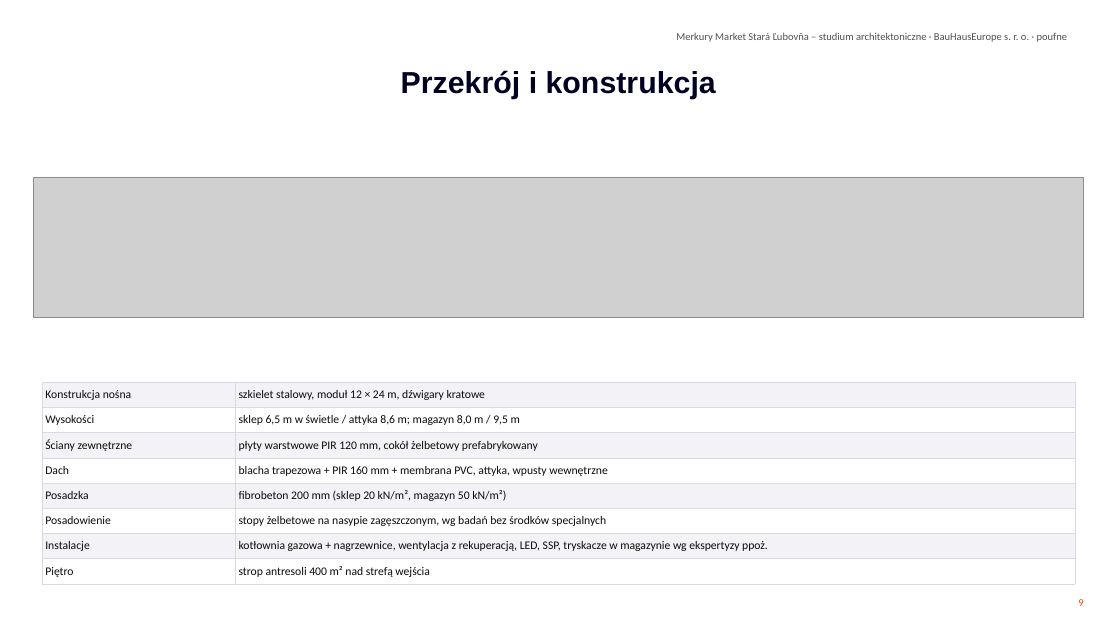
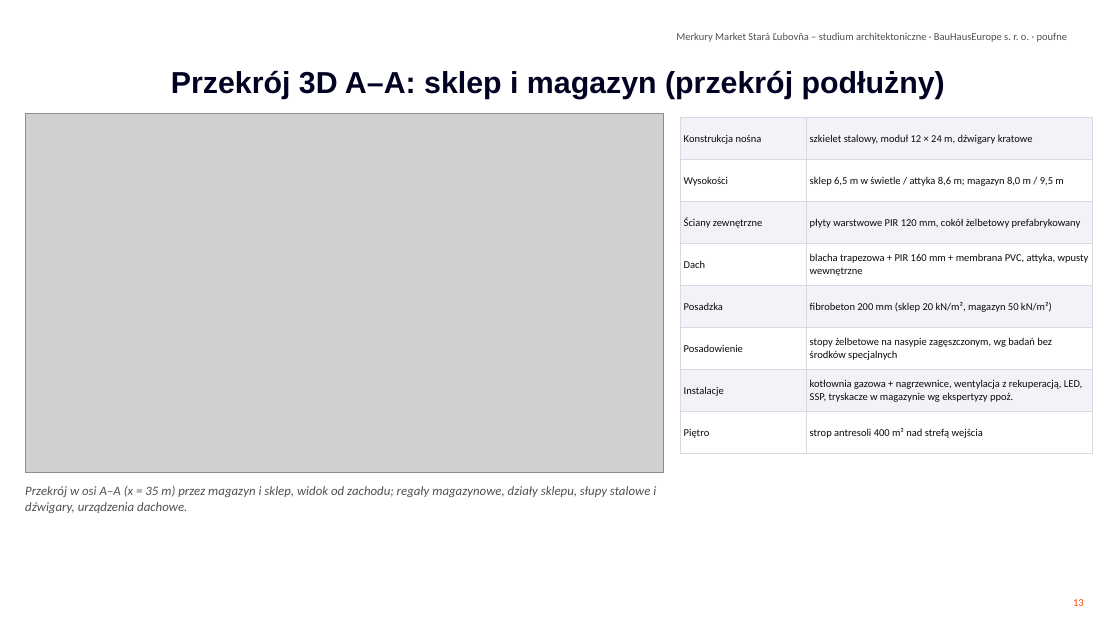
Before and after one commit to Lubo585/Lubo585, a slide deck: slide 13 of business-plan/studia-merkury-market/Studia_sklepu_Merkury_Market_Stara_Lubovna_PL.pptx (slide 9 before the commit). Drawn at 1120x630 pixels with LibreOffice and Linux fonts; fonts in the diff are those of the drawing; grey boxes stand for pictures; background and template pictures are left out. Boxes give left, top, right and bottom in pixels: in the first picture for what was removed or moved away, otherwise in the second. Text is boxed around its words. In the diff, an @@ line names an element or a change of style, - is before the commit and + after.

```diff
--- a/business-plan/studia-merkury-market/Studia_sklepu_Merkury_Market_Stara_Lubovna_PL.pptx
+++ b/business-plan/studia-merkury-market/Studia_sklepu_Merkury_Market_Stara_Lubovna_PL.pptx
@@ title at bbox=[171, 70, 945, 99]: text changed @@
-Przekrój i konstrukcja
+Przekrój 3D A–A: sklep i magazyn (przekrój podłużny)
@@ picture added at bbox=[25, 113, 664, 473] @@
@@ table at bbox=[681, 118, 1092, 442] @@
@@ size 10 to 9 pt @@
@@ table: place and size @@
-table at bbox=[42, 382, 1075, 581]
+table at bbox=[681, 118, 1092, 442]
@@ picture removed at bbox=[34, 178, 1084, 318] @@
@@ text added at bbox=[25, 486, 656, 513], 11 pt, text #52514E, italic @@
+Przekrój w osi A–A (x = 35 m) przez magazyn i sklep, widok od zachodu; regały magazynowe, działy sklepu, słupy stalowe i dźwigary, urządzenia dachowe.
@@ page number at bbox=[1073, 599, 1084, 606]: text changed @@
-9
+13
```
Also in this commit, not shown: 1 other slide changed, 7 slides added, 1 slide removed, 11 other files.
